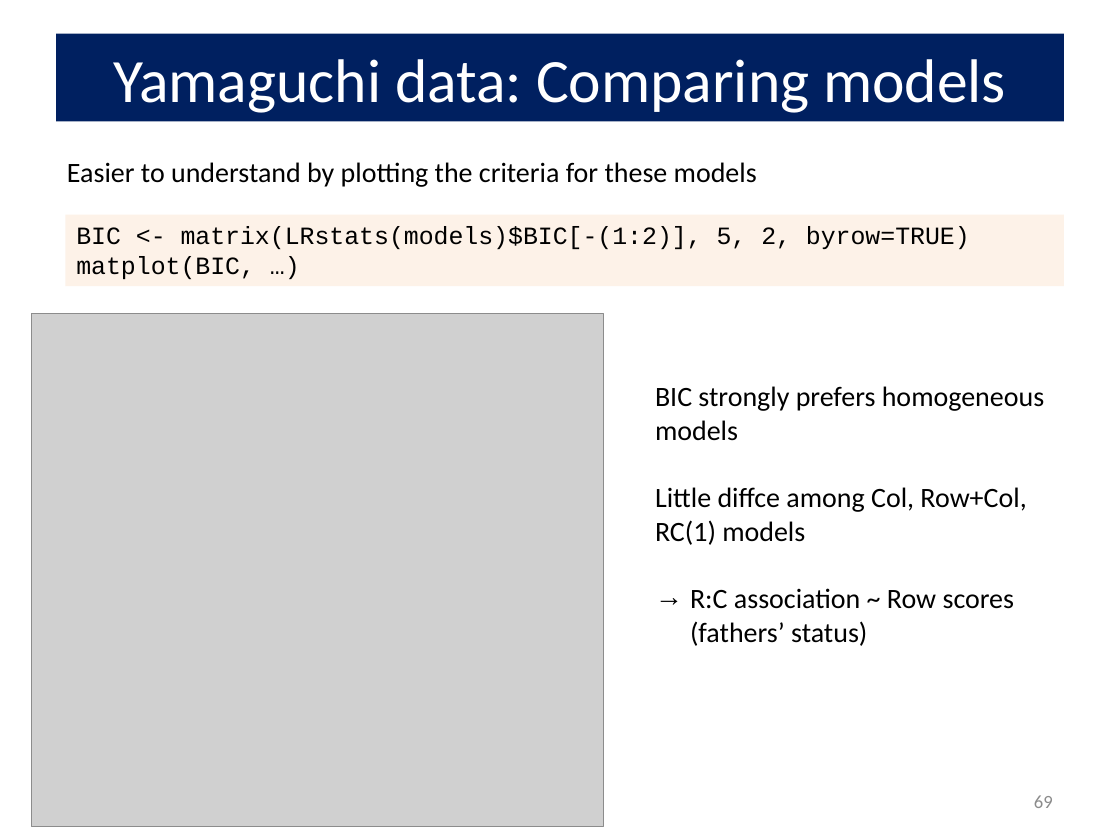
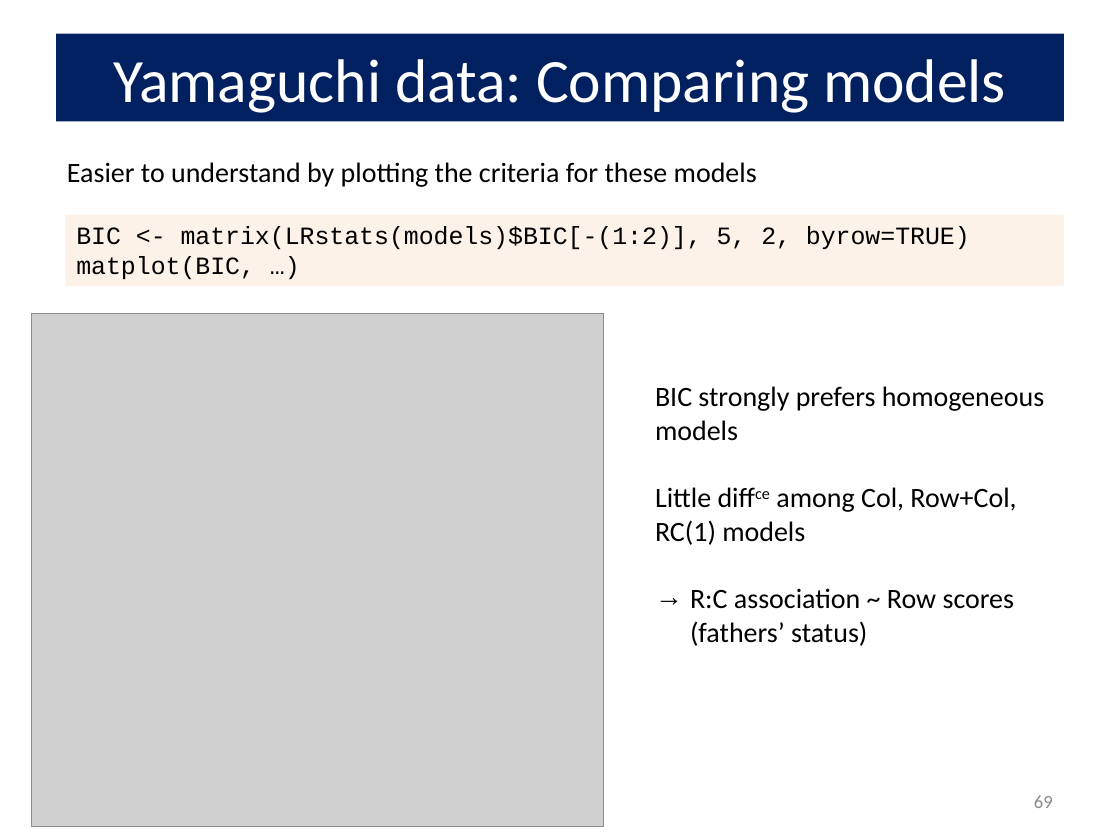
Before and after one commit to friendly/psy6136, a slide deck: slide 69 of lectures/08-Loglin2.pptx. Drawn at 1120x840 pixels with LibreOffice and Linux fonts; fonts in the diff are those of the drawing; grey boxes stand for pictures. Boxes give left, top, right and bottom in pixels: in the first picture for what was removed or moved away, otherwise in the second. Text is boxed around its words. In the diff, an @@ line names an element or a change of style, - is before the commit and + after.

Commit message:
Lecture 09-count data

```diff
--- a/lectures/08-Loglin2.pptx
+++ b/lectures/08-Loglin2.pptx
@@ text at (655, 487, 1016, 545): now superscript in "diffce" @@
```
Also in this commit, not shown: 6 other slides changed, 4 other files.
